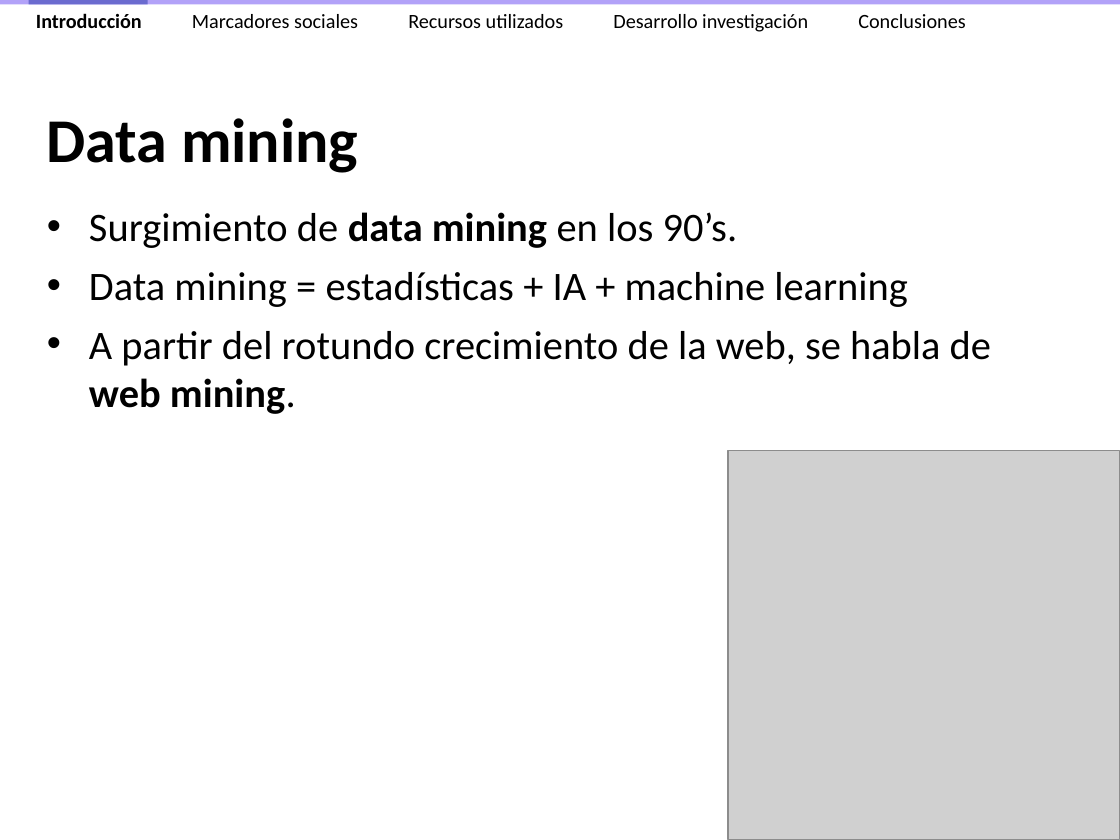
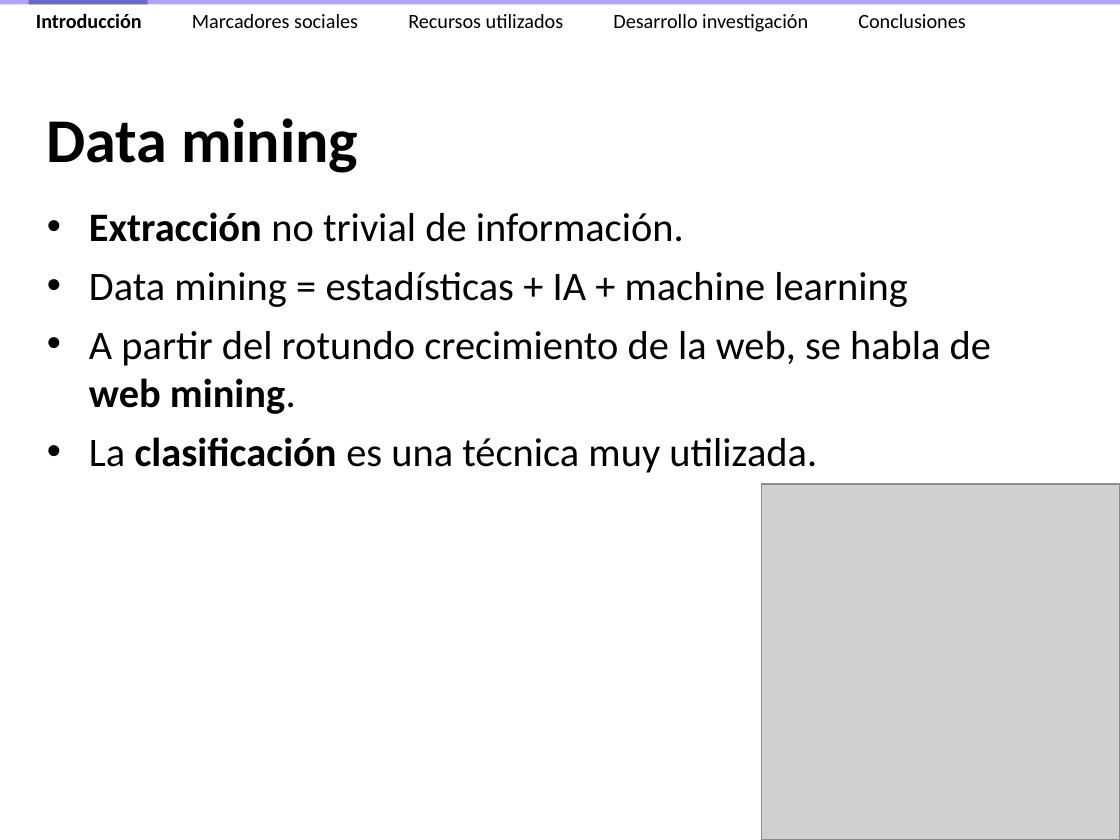
Before and after one commit to ak907kenai/nicotournetesis, a slide deck: slide 6 of docs_trunk/Presentación/Nicolás Tourné - Presentación Tesis (v2.4).ppt. Drawn at 1120x840 pixels with LibreOffice and Linux fonts; fonts in the diff are those of the drawing; grey boxes stand for pictures. Boxes give left, top, right and bottom in pixels: in the first picture for what was removed or moved away, otherwise in the second. Text is boxed around its words. In the diff, an @@ line names an element or a change of style, - is before the commit and + after.

```diff
--- a/docs_trunk/Presentación/Nicolás Tourné - Presentación Tesis (v2.4).ppt
+++ b/docs_trunk/Presentación/Nicolás Tourné - Presentación Tesis (v2.4).ppt
@@ text at [89,212,684,242]: text changed @@
-• Surgimiento de data mining en los 90’s.
+• Extracción no trivial de información.
@@ text at [89,437,817,473]: paragraph added @@
+• La clasificación es una técnica muy utilizada.
@@ picture: place and size @@
-picture at [728,451,1120,840]
+picture at [762,484,1120,840]
```
Also in this commit, not shown: 13 other slides changed, 1 other file.
